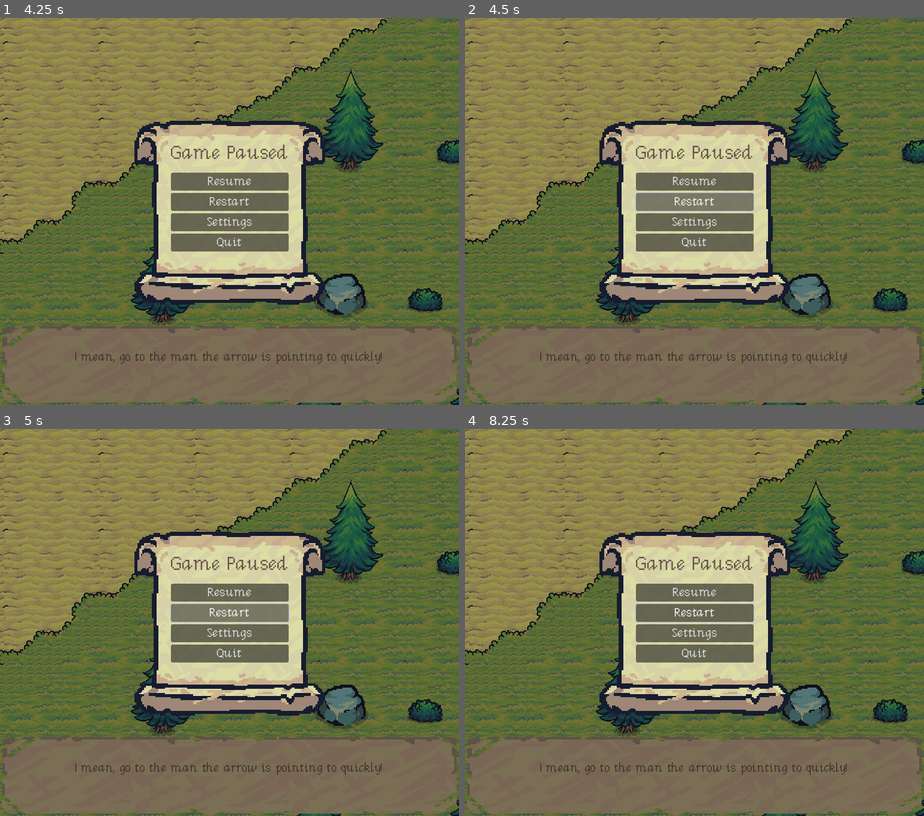
Above: before the commit, frames 1-4 (two rows, left to right).
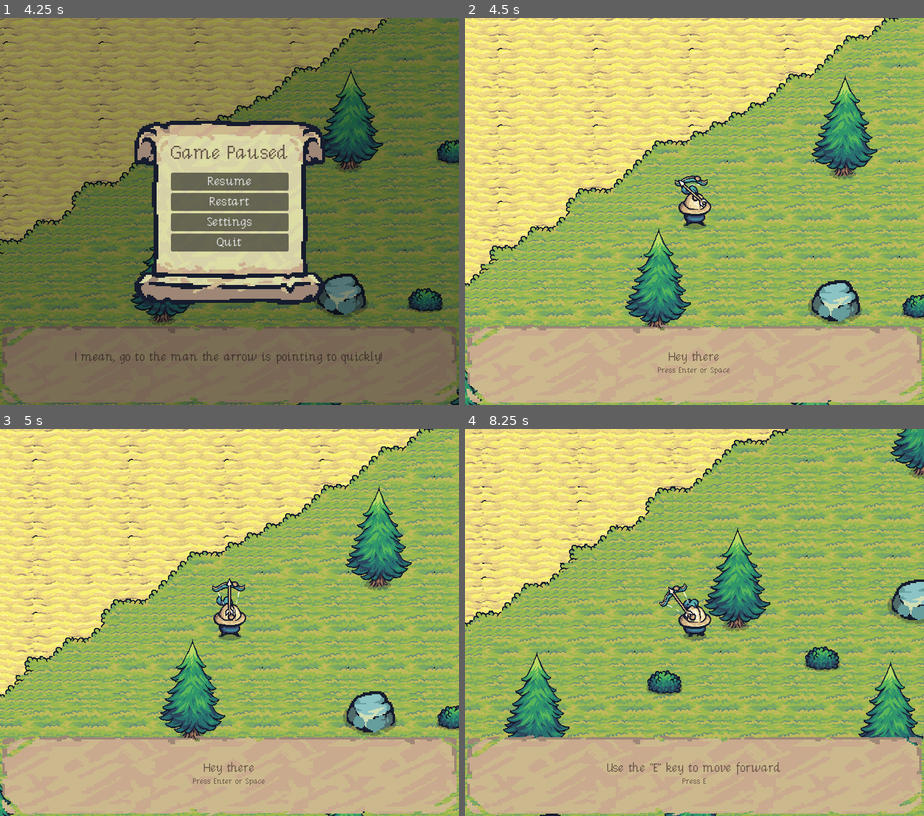
Above: after the commit, the same moments.

Repository: ezekiel342007/Solo_Archer
Game: Godot game, scene res://Level/levels/Level1/level1.tscn
Same seed, same stepped clock (60 frames per second), same inputs: the game is played once before the commit and once after it.
Inputs (mouse positions are in pixels of both pictures, inside the frame that each line leads up to):
- Up to frame 1 (4.25 s): tap Enter at 0.5, 1.25, 1.35, 2.85 s; move the mouse to (330, 192) at 0.52 s; hold F (move_right) 0.53-1.28 s; click (330, 192) at 0.6 s; tap Space at 0.77, 1.52, 3.02, 3.77 s; move the mouse to (137, 230) at 1.27 s; hold D (move_backward) 1.28-2.03 s; tap E (move_forward) at 2 s; move the mouse to (275, 126) at 2.02 s; hold F (move_right) 2.03-2.78 s; click (275, 126) at 2.1 s; tap D (move_backward) at 2.75 s; move the mouse to (206, 288) at 2.77 s; hold E (move_forward) 2.78-3.53 s; click (206, 288) at 2.92 s; tap F (move_right) at 3.5 s; move the mouse to (367, 269) at 3.52 s; hold S (move_left) from 3.53 s (still down); click (367, 269) at 3.6 s; tap Escape at 4.15 s
- Up to frame 2 (4.5 s): release S (move_left) at 4.25 s; click "Restart" at 4.25 s
- Up to frame 3 (5 s): no input
- Up to frame 4 (8.25 s): click (694, 610) at 5 s, where only the run before the commit has a clickable "Restart"; click (694, 610) at 5.75 s, where only the run before the commit has a clickable "Restart"; tap Enter at 6.5, 6.6, 8.1 s; move the mouse to (556, 564) at 6.52 s; hold S (move_left) 6.53-7.28 s; tap Space at 6.77 s; move the mouse to (717, 622) at 7.27 s; hold D (move_backward) 7.28-8.03 s; click (717, 622) at 7.35 s; move the mouse to (625, 525) at 8.02 s; hold F (move_right) from 8.03 s (still down)

Frame 1 is identical in both runs. In frame 2, 100% of the frame differs, in the area x 0-100%, y 0-100%; in frame 3, 100%; in frame 4, 100%.

Commit message:
implemented restart button of pause menu

Diff:
--- a/Assets/UI/Pause Menu/pause_menu.gd
+++ b/Assets/UI/Pause Menu/pause_menu.gd
@@ -11,7 +11,8 @@
 
 
 func _on_restart_button_pressed() -> void:
-	pass # Replace with function body.
+	get_tree().paused = false
+	get_tree().change_scene_to_file(paused_level_path)
 
 
 func _on_settings_button_pressed() -> void:
--- a/Assets/UI/RestartOptions/restart_menu.gd
+++ b/Assets/UI/RestartOptions/restart_menu.gd
@@ -10,3 +10,7 @@
 
 func _on_restart_button_pressed() -> void:
 	get_tree().change_scene_to_file(failed_level)
+
+
+# res://Level/levels/Level1/level1.tscn
+# res://Level/levels/Level1/level1.tscn
--- a/Level/base_level.gd
+++ b/Level/base_level.gd
@@ -14,5 +14,5 @@
 
 func deploy_pause_menu_instance() -> ColorRect:
 	var pause_menu_instance: ColorRect = pause_menu.instantiate() as ColorRect
-	pause_menu_instance.paused_level_path = get_path()
+	pause_menu_instance.paused_level_path = scene_file_path
 	return pause_menu_instance
--- a/Level/levels/Level1/phases/phase4.gd
+++ b/Level/levels/Level1/phases/phase4.gd
@@ -100,7 +100,7 @@
 func player_death() -> void:
 	player.queue_free()
 	var restart_menu_instance: ColorRect = restart_menu.instantiate() as ColorRect
-	restart_menu_instance.failed_level = "res://Level/levels/Level1/level1.tscn"
+	restart_menu_instance.failed_level = level1.scene_file_path
 	game_screen.margin_container.add_child(restart_menu_instance)
 
 
